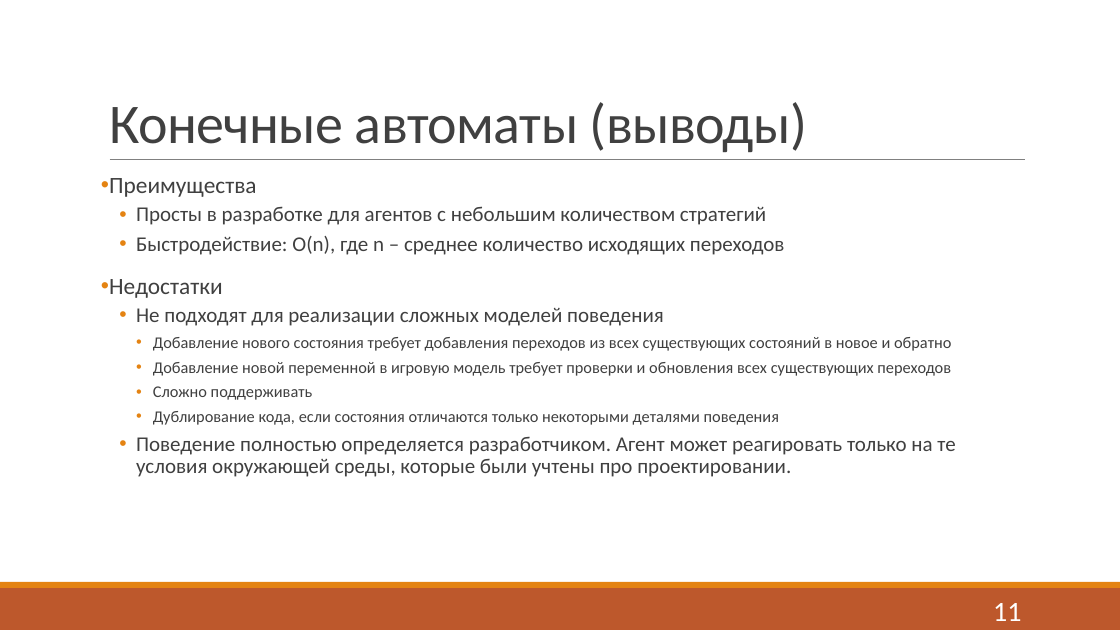
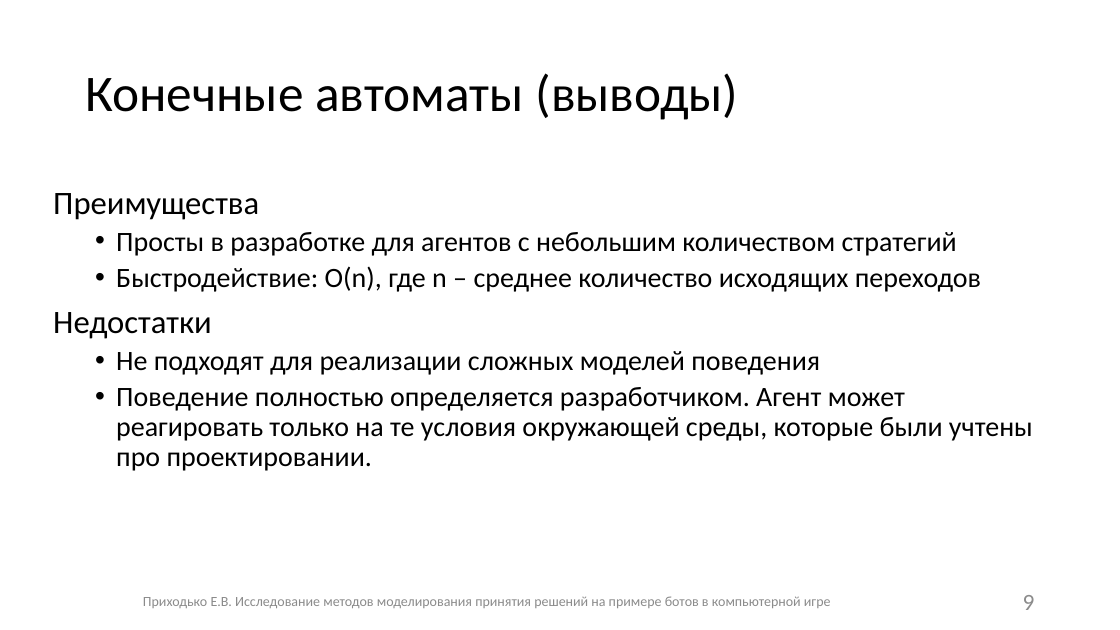
Before and after one commit to Fck-r-sns/Game_AI_thesis, a slide deck: slide 9 of Презентация.pptx (slide 11 before the commit). Drawn at 1120x630 pixels with LibreOffice and Linux fonts; fonts in the diff are those of the drawing. Boxes give left, top, right and bottom in pixels: in the first picture for what was removed or moved away, otherwise in the second. Text is boxed around its words. In the diff, an @@ line names an element or a change of style, - is before the commit and + after.

```diff
--- a/Презентация.pptx
+++ b/Презентация.pptx
@@ title "Конечные автоматы (выводы)": place and size @@
-title "Конечные автоматы (выводы)" at [109, 102, 807, 152]
+title "Конечные автоматы (выводы)" at [85, 73, 739, 120]
@@ title "Конечные автоматы (выводы)" at [85, 73, 739, 120]: size 48 to 44 pt, text colour #404040 to #000000, letter spacing -0.5 to 0 pt; line spacing 0.85 to 0.9; vertical alignment bottom to middle @@
@@ line removed from (110, 160) to (1026, 160) @@
@@ text "Преимущества": place and size @@
-text "Преимущества" at [109, 178, 955, 477]
+text "Преимущества" at [53, 193, 1033, 471]
@@ text "Преимущества" at [53, 193, 1033, 471]: size 20 to 28 pt in "Преимущества", "Недостатки"; text colour #404040 to #000000, size 18 to 24 pt; bullet • to none; less space between paragraphs; indent changed @@
@@ text at [153, 337, 951, 425]: paragraphs removed @@
-    • Добавление нового состояния требует добавления переходов из всех существующих состояний в новое и обратно
-    • Добавление новой переменной в игровую модель требует проверки и обновления всех существующих переходов
-    • Сложно поддерживать
-    • Дублирование кода, если состояния отличаются только некоторыми деталями поведения
@@ rectangle removed at [0, 588, 1120, 630] @@
@@ rectangle removed at [0, 582, 1120, 588] @@
@@ text added at [143, 596, 831, 608], 12 pt, text #8C8C8C @@
+Приходько Е.В. Исследование методов моделирования принятия решений на примере ботов в компьютерной игре
@@ page number added at [1023, 595, 1035, 610], 20 pt, text #8C8C8C @@
+9
@@ page number removed at [993, 603, 1021, 621] @@
-11
```
Also in this commit, not shown: 18 other slides changed, 8 slides added, 10 slides removed, 1 other file.
